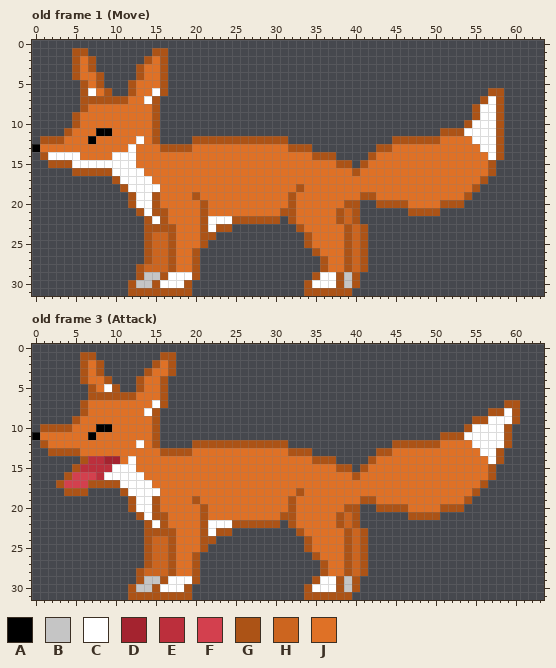
Pixel-art file, stored at Aseprite/Fox.aseprite. The picture above was drawn from the file before the commit.
64x32 pixels, 4 frames. Shown: old frame 1 (Move), old frame 3 (Attack).
Visible layers, top first: "Legs", "레이어 1".
Palette (. is transparent): A #000000  B #c5c5c5  C #ffffff  D #a4232f  E #bc2f3c  F #d3404e  G #ac5316  H #cc651f  J #df7126
Pixels before, old frame 1 (Move), first column x 0:
 1 .....GG........GG..........................................
 2 .....GJG......GJG..........................................
 3 .....GJG.....GJJG..........................................
 4 .....GJJG....GJJG..........................................
 5 ......GJG...GJJJG..........................................
 6 ......GCJG..GJJCG........................................GG
 7 ......GGGGGGJJCG........................................GCG
 8 ......GJJJJJJJJG.......................................GCCG
 9 .....GJJJJJJJJJG.......................................GCCG
10 .....GJJJJJJJJJG......................................GCCCG
11 ....GJJJAAJJJJJG...................................GGGCCCCG
12 .GGGJJJAJJJJJCJG....GGGGGGGGGGGG.............GGGGGGJJJJCCCG
13 AJJJJJJJJJJJCJJJGGGGJJJJJJJJJJJJGGG........GGJJJJJJJJJJJCCG
14 .GCCCCJJJJCCCJJJJJJJJJJJJJJJJJJJJJJGGG....GJJJJJJJJJJJJJJCG
15 ..GGGCCCCCCCCJJJJJJJJJJJJJJJJJJJJJJJJJGG.GJJJJJJJJJJJJJJJG.
16 .....GGGGGCCCCJJJJJJJJJJJJJJJJJJJJJJJJJJGJJJJJJJJJJJJJJJJG.
17 ..........GCCCCJJJJJJJJJJJJJJJJJJJJJJJJJJJJJJJJJJJJJJJJJG..
18 ...........GCCCCJJJJJJJJJJJJJJJJJGJJJJJJJJJJJJJJJJJJJJJG...
19 ............GCCGJJJJGJJJJJJJJJJJGJJJJJJJJGGJJJJJJJJJJJG....
20 ............GCCGJJJJJGJJJJJJJJJJGJJJJJJGG..GGGGJJJJGGG.....
21 .............GCGGJJJJGJJJJJJJJJGGJJJJJGHG......GGGG........
22 ..............GCGJJJJGCCCGGGGGG.GJJJJJGHG..................
23 ..............GGGGJJJGCGG........GJJJJJGHG.................
24 ..............GHHGJJJGG...........GJJJJGHG.................
25 ..............GHHGJJJG............GJJJJGHG.................
26 ..............GHHGJJG..............GJJJGHG.................
27 ..............GHHGJJG...............GJJGHG.................
28 .............GHHHGJJG...............GJJGHG.................
29 .............GBBGCCCG..............GCCGBG..................
30 ............GBBGCCCG..............GCCCGBG..................
31 ............GGGGGGGG..............GGGGGG...................
Pixels before, old frame 3 (Attack), first column x 0:
 1 ......GG........GG...........................................
 2 ......GJG......GJG...........................................
 3 ......GJG.....GJJG...........................................
 4 ......GJJG...GJJG............................................
 5 .......GJCG..GJJG............................................
 6 .......GGGGGGJJJG............................................
 7 ......GJJJJJJJJCG..........................................GG
 8 ......GJJJJJJJCG.........................................GGCG
 9 .....GJJJJJJJJJG.......................................GGCCCG
10 .GGGGJJJAAJJJJJG......................................GCCCCG.
11 AJJJJJJAJJJJJJJG...................................GGGCCCCCG.
12 .GJJJJJJJJJJJCJG....GGGGGGGGGGGG.............GGGGGGJJJJCCCCG.
13 ..GGGGJJJJJJJJJJGGGGJJJJJJJJJJJJGGG........GGJJJJJJJJJJJCCG..
14 ......GEEDDJCJJJJJJJJJJJJJJJJJJJJJJGGG....GJJJJJJJJJJJJJJCG..
15 .....GEEEECCCJJJJJJJJJJJJJJJJJJJJJJJJJGG.GJJJJJJJJJJJJJJJG...
16 ....GFFFECCCCCJJJJJJJJJJJJJJJJJJJJJJJJJJGJJJJJJJJJJJJJJJJG...
17 ...GFFFGGGGCCCCJJJJJJJJJJJJJJJJJJJJJJJJJJJJJJJJJJJJJJJJJG....
18 ....GGG....GCCCCJJJJJJJJJJJJJJJJJGJJJJJJJJJJJJJJJJJJJJJG.....
19 ............GCCGJJJJGJJJJJJJJJJJGJJJJJJJJGGJJJJJJJJJJJG......
20 ............GCCGJJJJJGJJJJJJJJJJGJJJJJJGG..GGGGJJJJGGG.......
21 .............GCGGJJJJGJJJJJJJJJGGJJJJJGHG......GGGG..........
22 ..............GCGJJJJGCCCGGGGGG.GJJJJJGHG....................
23 ..............GGGGJJJGCGG........GJJJJJGHG...................
24 ..............GHHGJJJGG...........GJJJJGHG...................
25 ..............GHHGJJJG............GJJJJGHG...................
26 ..............GHHGJJG..............GJJJGHG...................
27 ..............GHHGJJG...............GJJGHG...................
28 .............GHHHGJJG...............GJJGHG...................
29 .............GBBGCCCG..............GCCGBG....................
30 ............GBBGCCCG..............GCCCGBG....................
31 ............GGGGGGGG..............GGGGGG.....................
Once edited:
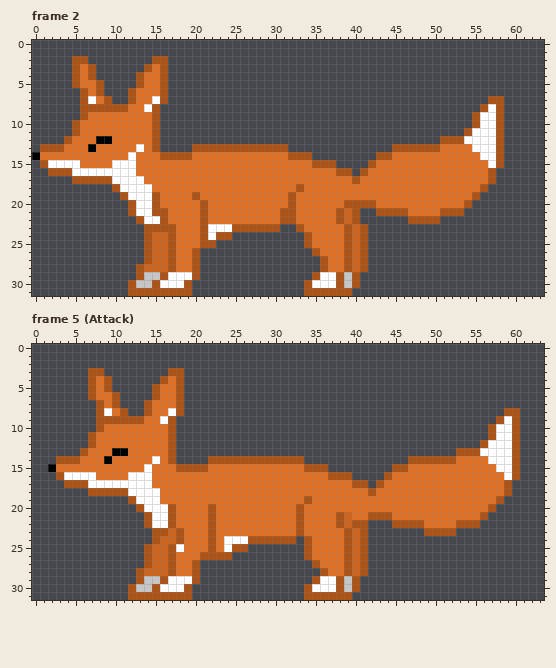
A new or re-ordered frame is compared with the old frame closest to it.
Difference:
frames 4 -> 7
Changed rows in their new state; - is an unchanged pixel.
Frame 2 is new; against old frame 1 (Move), layer "레이어 1":
first column x 0:
 1 -----..--------..------------------------------------------
 2 ------G.------.G-------------------------------------------
 3 -------------.G--------------------------------------------
 4 -------G.--------------------------------------------------
 5 -----GJ-----.G---------------------------------------------
 6 -------JG.-----J-----------------------------------------..
 7 -------CJ-..G-JCG---------------------------------------.G-
 8 -------GGGGG--C----------------------------------------.G--
 9 -----.G----------------------------------------------------
10 ------------------------------------------------------.G---
11 ----.G--JJ-----------------------------------------...G----
12 -...G--JAA---J------............-------------......GGGC----
13 .GGG---A----JC-G....GGGGGGGGGGGG...--------..GGGGGG----C---
14 AJJJJJ----JJ----GGGG------------GGG...----.GG-----------C--
15 -GCCC-JJJJ-------------------------GGG..-.G--------------CG
16 --GGGCCCCC---J------------------------GG.G-----------------
17 -----GGGGGC---J-------------------------G---------------JG-
18 ----------GC---J---------------------------------------JG--
19 -----------GC----------------------------JJ-----------JG---
20 -----------------------------------------GGJJJJ----JJJG----
21 ------------GC-----------------------------GGGGJJJJGGG-----
22 -------------GC-------JJJJJJJJJG---------------GGGG--------
23 -----------------------CCGGGGGG----------------------------
24 ----------------------CGG----------------------------------
25 ----------------------G------------------------------------
Frame 5 (Attack) is new; against old frame 3 (Attack), layers "Legs", "레이어 1":
first column x 0:
 1 ------..--------..-------------------------------------------
 2 ------...------...-------------------------------------------
 3 ------.G------...-G------------------------------------------
 4 ------.G-----...-JG------------------------------------------
 5 ---------G.--..GJJG------------------------------------------
 6 --------JJ-....GJJG------------------------------------------
 7 ------..G-G...GJJJG----------------------------------------..
 8 ------..GC-G..GJJCG--------------------------------------..G-
 9 -----...GGGGGG-JCG-------------------------------------...G--
10 -.......GJ-----JJG------------------------------------...G-CG
11 .......G-------JJG---------------------------------......G-CG
12 -......G-----J-JJG--............-------------...........G--CG
13 --....G---AA----J-.................--------..........GGG--CCG
14 ---GGGJJJAJ-J--C-G....GGGGGGGGGGGG....----.....GGGGGG-----CCG
15 --AJJJJJJJJJJ-C---GGGG------------GGG...-....GG----------JCCG
16 ---GCCCCJJJJ--C----------------------GGG....G------------JJCG
17 ---.GGGCCCC-----------------------------GG.G------------JJJG-
18 ----...GGGG----------------------J--------G------------JJJJG-
19 ---------------C----J-----------J-G------JJ-----------JJJJG--
20 ------------.G-CCG---JG---------JG-----JJJJJJJJ----JJJJJJG---
21 -------------.GCCG---JG--------JJG------JJGGGJJJJJJJJJJJG----
22 ----------------CG---JGJJJJJJJJJJG-------G---GGGGJJJJGGG-----
23 --------------.--HG--JGJJJJJJJJJJ----------------GGGG--------
24 --------------.G-HG--J-JCCCGGGGGG----------------------------
25 ------------------C--JGJCGG----------------------------------
26 --------------------JGGGG---------GJ-------------------------
27 -----------------------------------GJ------------------------
